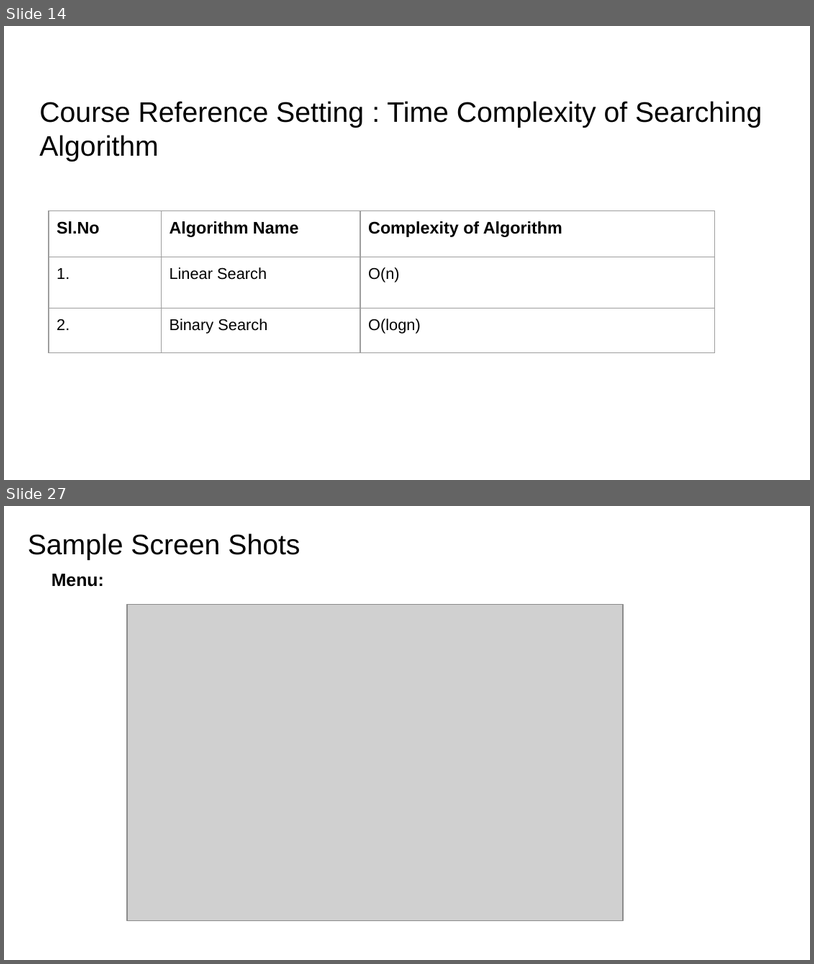
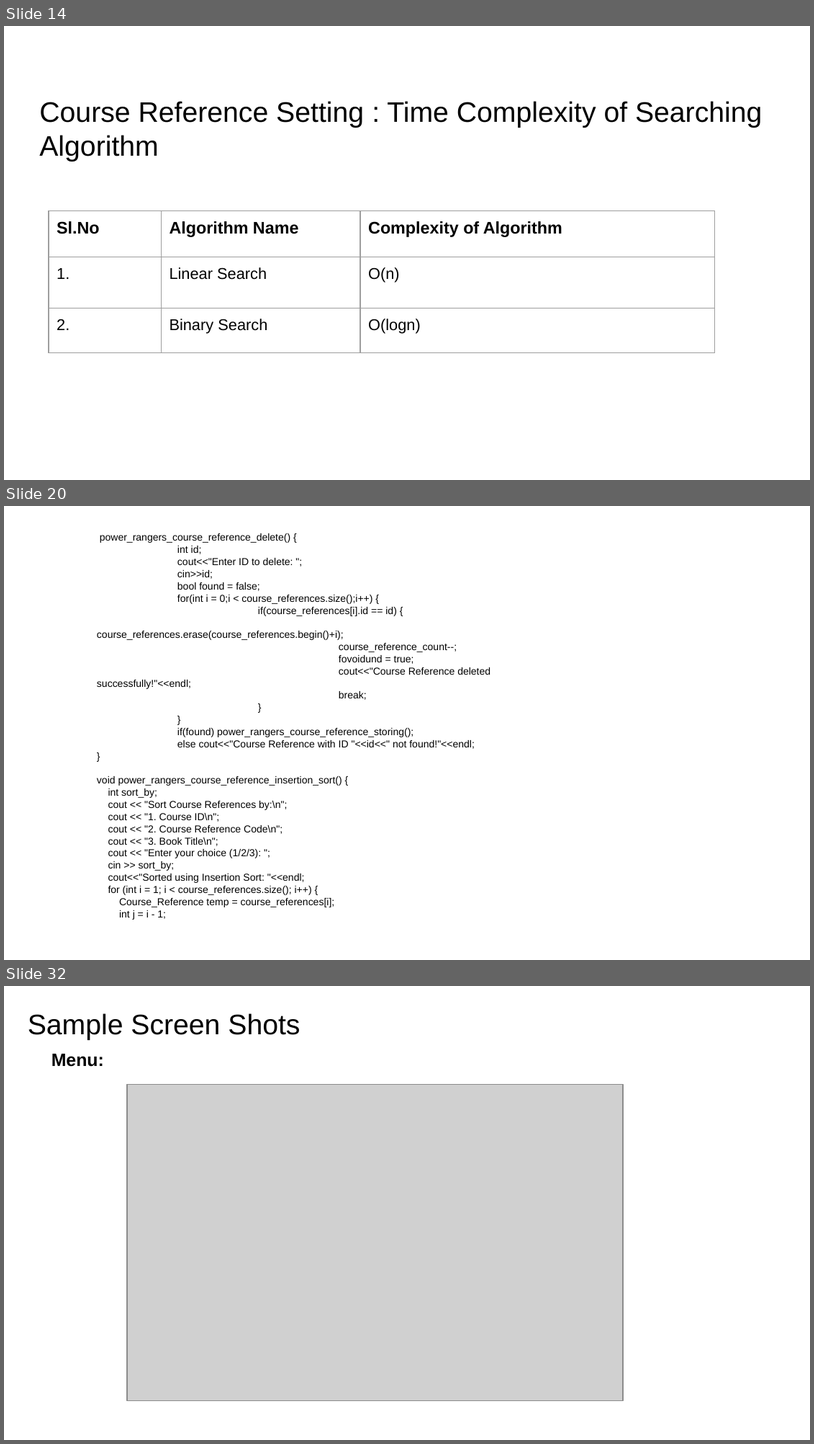
Before and after one commit to vissamsettynikitha/team_power_rangers, a slide deck: OBE_power_rangers_course_reference.pptx. Shown one above the other, each under a label of ours: slides 14 and 27 before the commit, slides 14, 20 and 32 after it; the slides between them are not shown. The pictures are 814x964 and 814x1444 pixels, drawn with LibreOffice and Linux fonts; fonts in the diff are those of the drawing; grey boxes stand for pictures; background and template pictures are left out. Boxes give left, top, right and bottom in pixels: in the first picture for what was removed or moved away, otherwise in the second. Text is boxed around its words. In the diff, an @@ line names an element or a change of style, - is before the commit and + after.

```diff
--- a/OBE_power_rangers_course_reference.pptx
+++ b/OBE_power_rangers_course_reference.pptx
@@ slide 20 added at [4,506,810,960], background #FFFFFF @@
@@ text added at [97,533,491,919], 9 pt, text #000000 @@
+power_rangers_course_reference_delete() {
+int id;
+cout<<"Enter ID to delete: ";
+cin>>id;
+bool found = false;
+for(int i = 0;i < course_references.size();i++) {
+if(course_references[i].id == id) {
+course_references.erase(course_references.begin()+i);
+course_reference_count--;
+fovoidund = true;
+cout<<"Course Reference deleted successfully!"<<endl;
+break;
+}
+}
+if(found) power_rangers_course_reference_storing();
+else cout<<"Course Reference with ID "<<id<<" not found!"<<endl;
+}
+void power_rangers_course_reference_insertion_sort() {
+int sort_by;
+cout << "Sort Course References by:\n";
+cout << "1. Course ID\n";
+cout << "2. Course Reference Code\n";
+cout << "3. Book Title\n";
+cout << "Enter your choice (1/2/3): ";
+cin >> sort_by;
+cout<<"Sorted using Insertion Sort: "<<endl;
+for (int i = 1; i < course_references.size(); i++) {
+Course_Reference temp = course_references[i];
+int j = i - 1;
@@ what was slide 27 is now slide 32 @@
```
Also in this commit, not shown: 8 slides changed, 8 other slides added, 4 slides removed.
